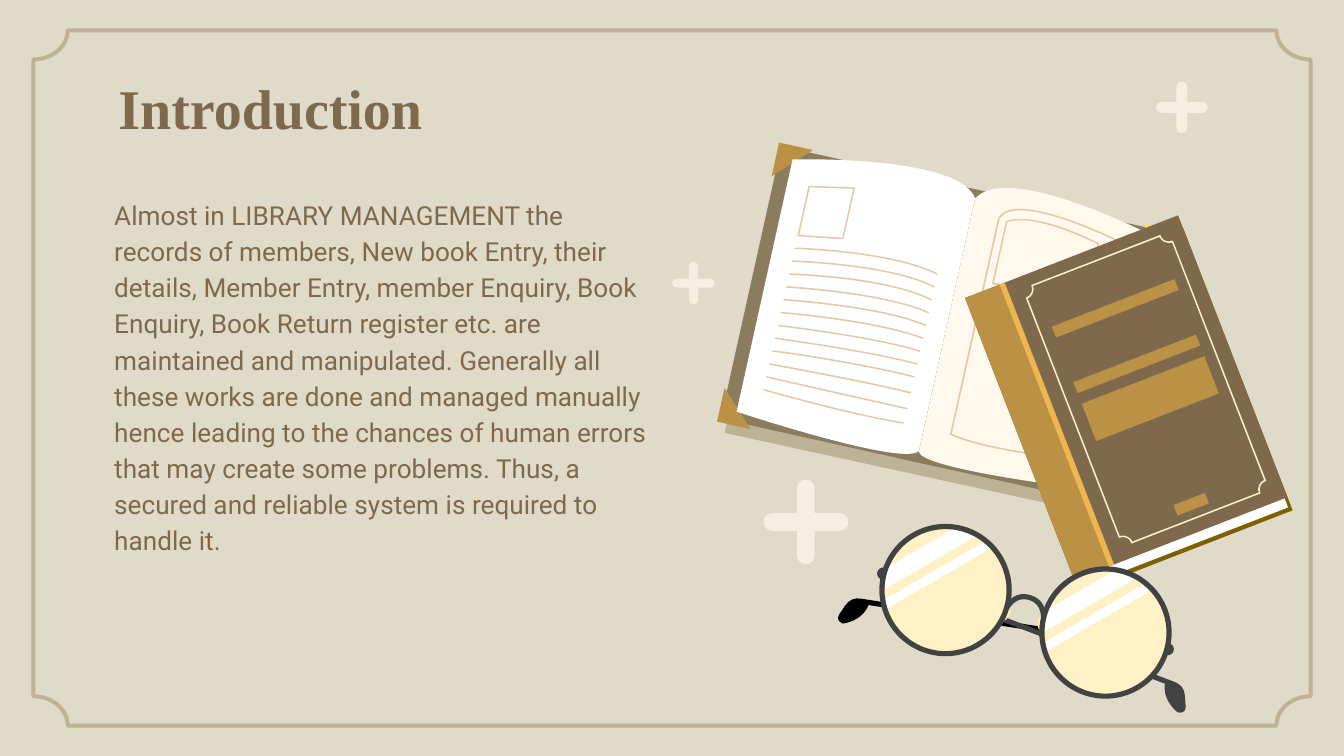
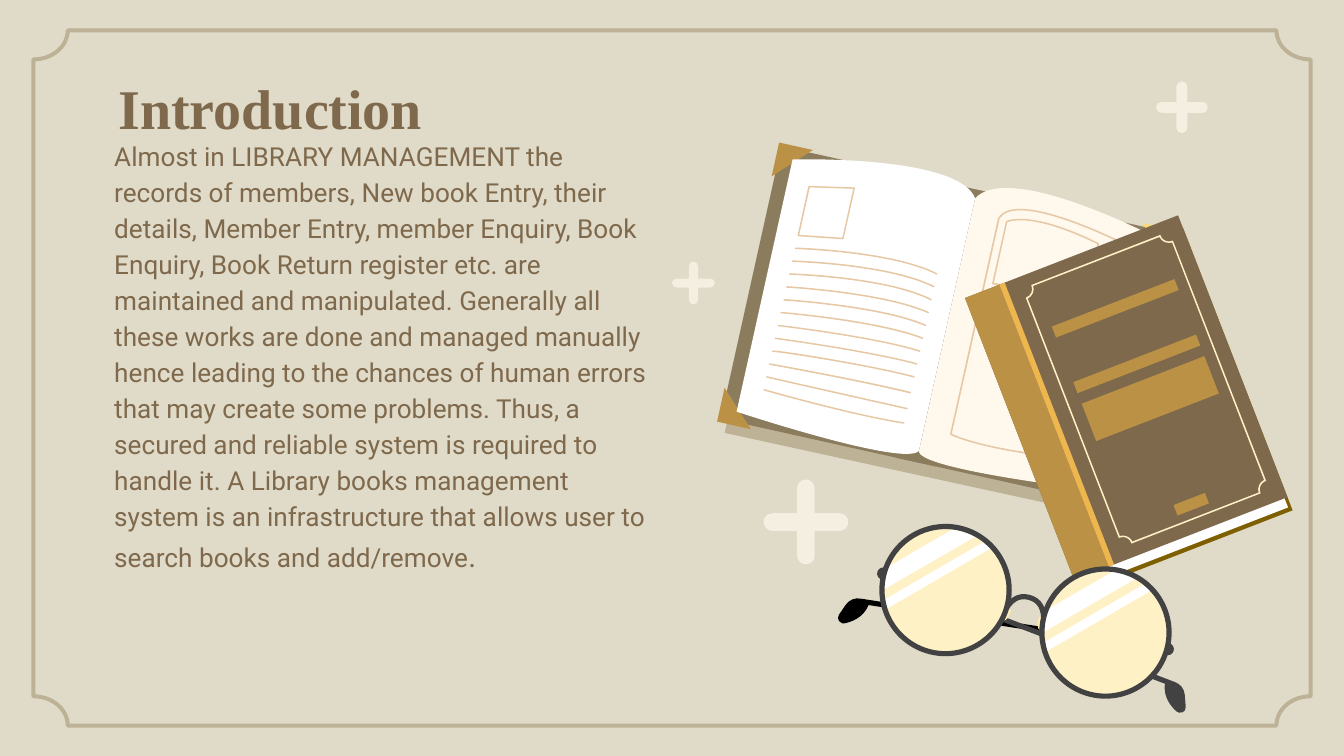
Before and after one commit to Andipstha/theFusion-Project-I, a slide deck: slide 3 of Documentation/LBMS_Presentation.pptx. Drawn at 1344x756 pixels with LibreOffice and Linux fonts; fonts in the diff are those of the drawing; background and template pictures are left out. Boxes give left, top, right and bottom in pixels: in the first picture for what was removed or moved away, otherwise in the second. Text is boxed around its words. In the diff, an @@ line names an element or a change of style, - is before the commit and + after.

```diff
--- a/Documentation/LBMS_Presentation.pptx
+++ b/Documentation/LBMS_Presentation.pptx
@@ subtitle at (114, 182, 646, 569): text changed @@
-Almost in LIBRARY MANAGEMENT the records of members, New book Entry, their details, Member Entry, member Enquiry, Book Enquiry, Book Return register etc. are maintained and manipulated. Generally all these works are done and managed manually hence leading to the chances of human errors that may create some problems. Thus, a secured and reliable system is required to handle it.
+Almost in LIBRARY MANAGEMENT the records of members, New book Entry, their details, Member Entry, member Enquiry, Book Enquiry, Book Return register etc. are maintained and manipulated. Generally all these works are done and managed manually hence leading to the chances of human errors that may create some problems. Thus, a secured and reliable system is required to handle it. A Library books management system is an infrastructure that allows user to search books and add/remove.
```
Also in this commit, not shown: 1 other slide changed, 1 other file.
